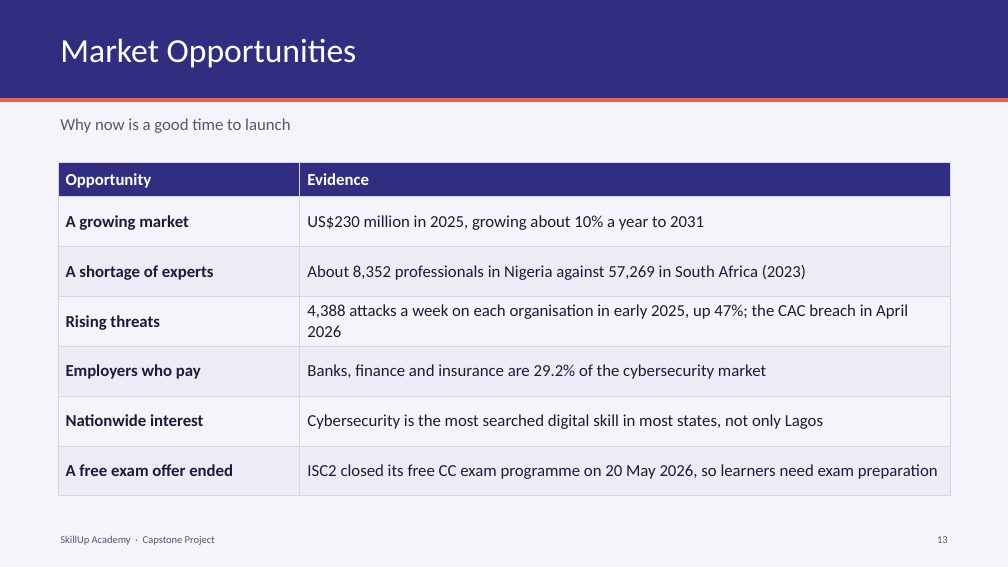
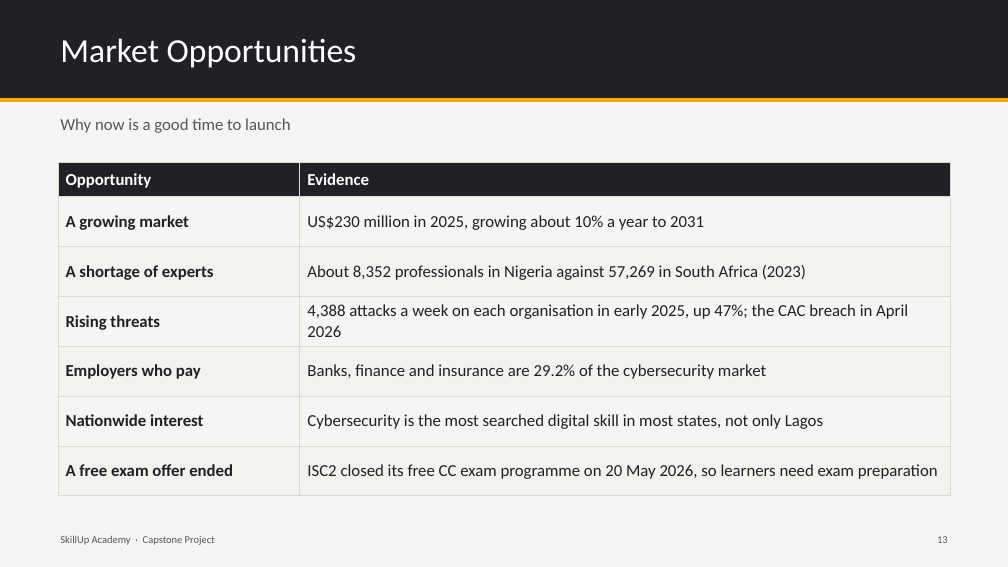
Before and after one commit to BadboyVee/BlackHoleeee, a slide deck: slide 13 of capstone/Capstone_Market_Research.pptx. Drawn at 1008x567 pixels with LibreOffice and Linux fonts; fonts in the diff are those of the drawing. Boxes give left, top, right and bottom in pixels: in the first picture for what was removed or moved away, otherwise in the second. Text is boxed around its words. In the diff, an @@ line names an element or a change of style, - is before the commit and + after.

```diff
--- a/capstone/Capstone_Market_Research.pptx
+++ b/capstone/Capstone_Market_Research.pptx
@@ background #F4F4FA to #F5F5F3 @@
@@ rectangle at (0, 0, 1008, 98): fill #312E81 to #202124 @@
@@ line (0, 100) - (1008, 100): stroke #E8604C 4 pt to #F2A900 4 pt @@
@@ table at (58, 163, 951, 496) @@
@@ fill #312E81 to #202124 in row 1 @@
@@ fill #ECECF7 to #F2F2EF in 6 cells @@
@@ text colour #1E1B3A to #202124 @@
@@ borders changed @@
@@ text colour #56566E to #57575A in 3 elements at (60, 118, 290, 133), (60, 535, 215, 545), (937, 536, 948, 543) @@
```
Also in this commit, not shown: 15 other slides changed, 6 other files.
